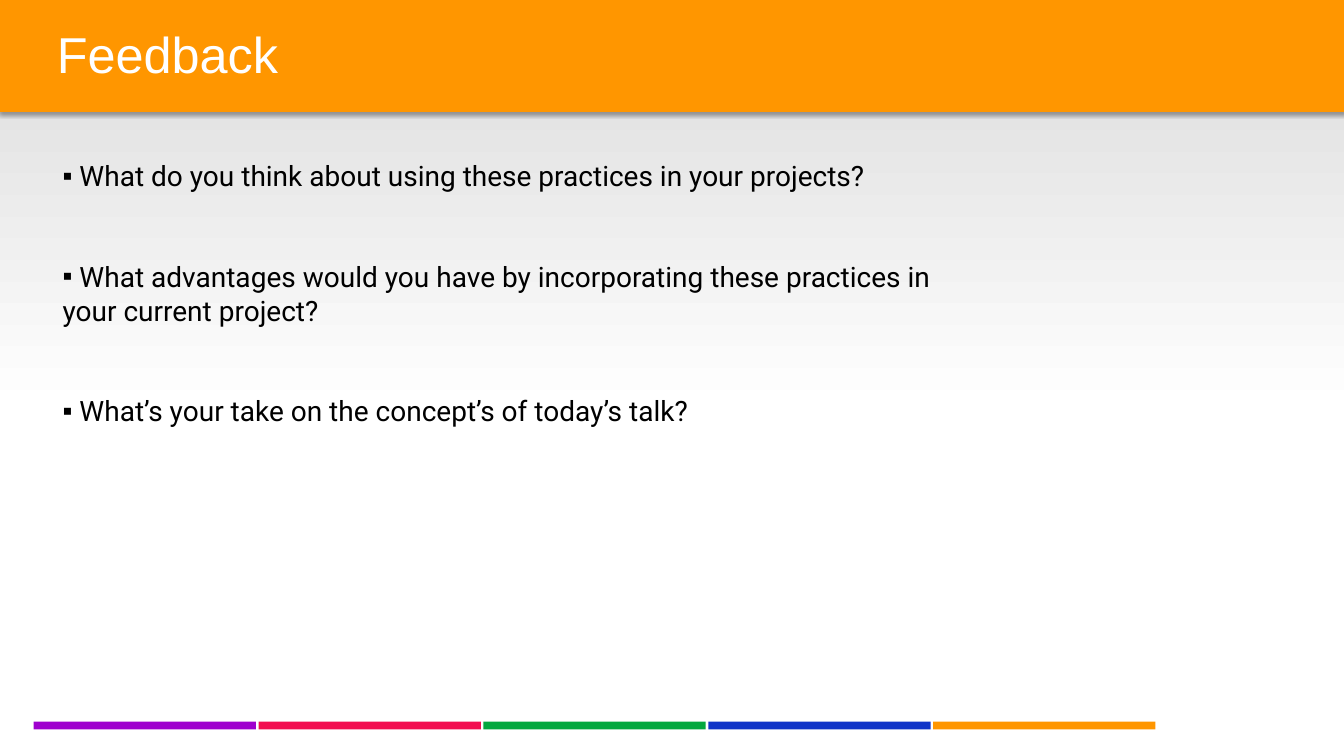
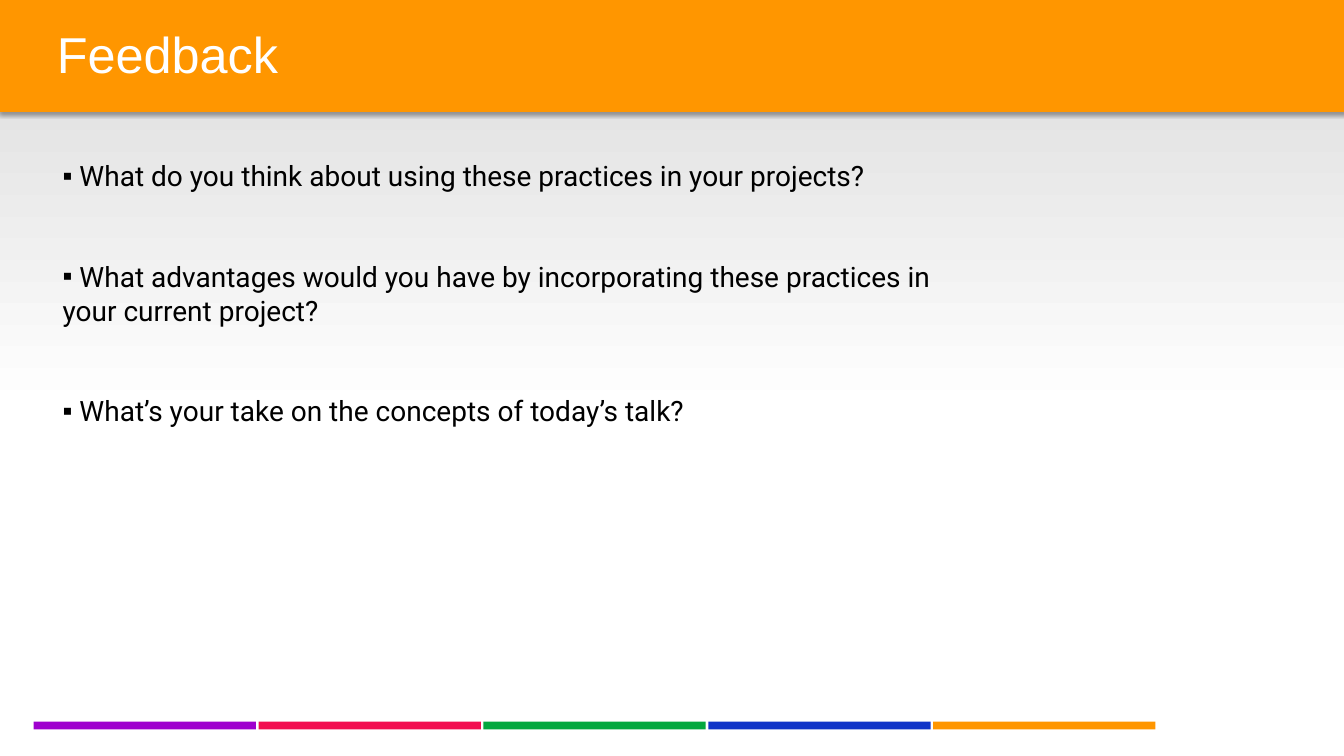
Before and after one commit to lgoldin/TestOrientedDevelopment, a slide deck: slide 21 of DesigningTestableApplications v2.pptx. Drawn at 1344x756 pixels with LibreOffice and Linux fonts; fonts in the diff are those of the drawing; background and template pictures are left out. Boxes give left, top, right and bottom in pixels: in the first picture for what was removed or moved away, otherwise in the second. Text is boxed around its words. In the diff, an @@ line names an element or a change of style, - is before the commit and + after.

Commit message:
PPT

```diff
--- a/DesigningTestableApplications v2.pptx
+++ b/DesigningTestableApplications v2.pptx
@@ text at (79,399,684,427): text changed @@
-  ▪ What’s your take on the concept’s of today’s talk?
+  ▪ What’s your take on the concepts of today’s talk?
```
